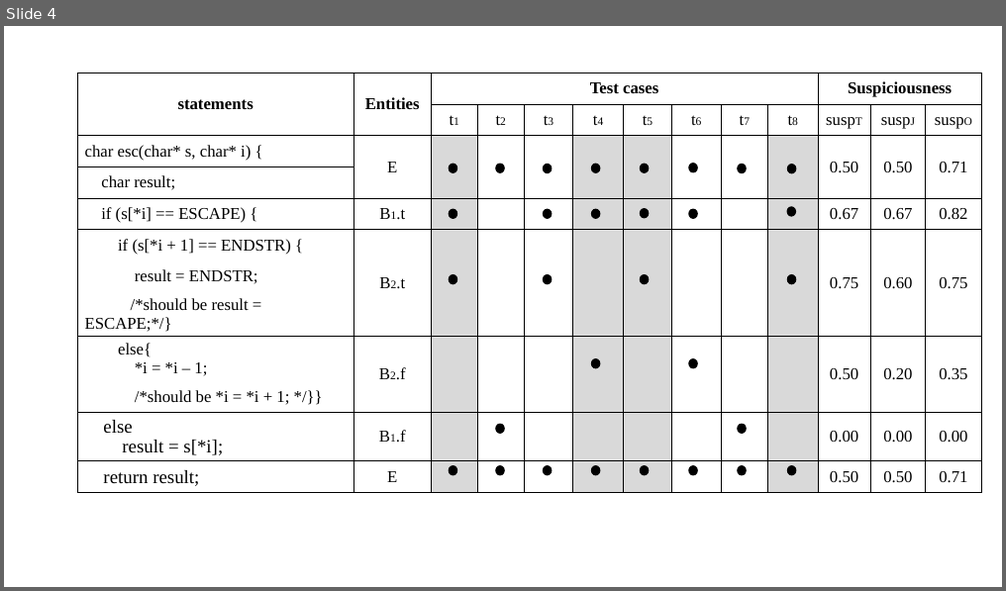
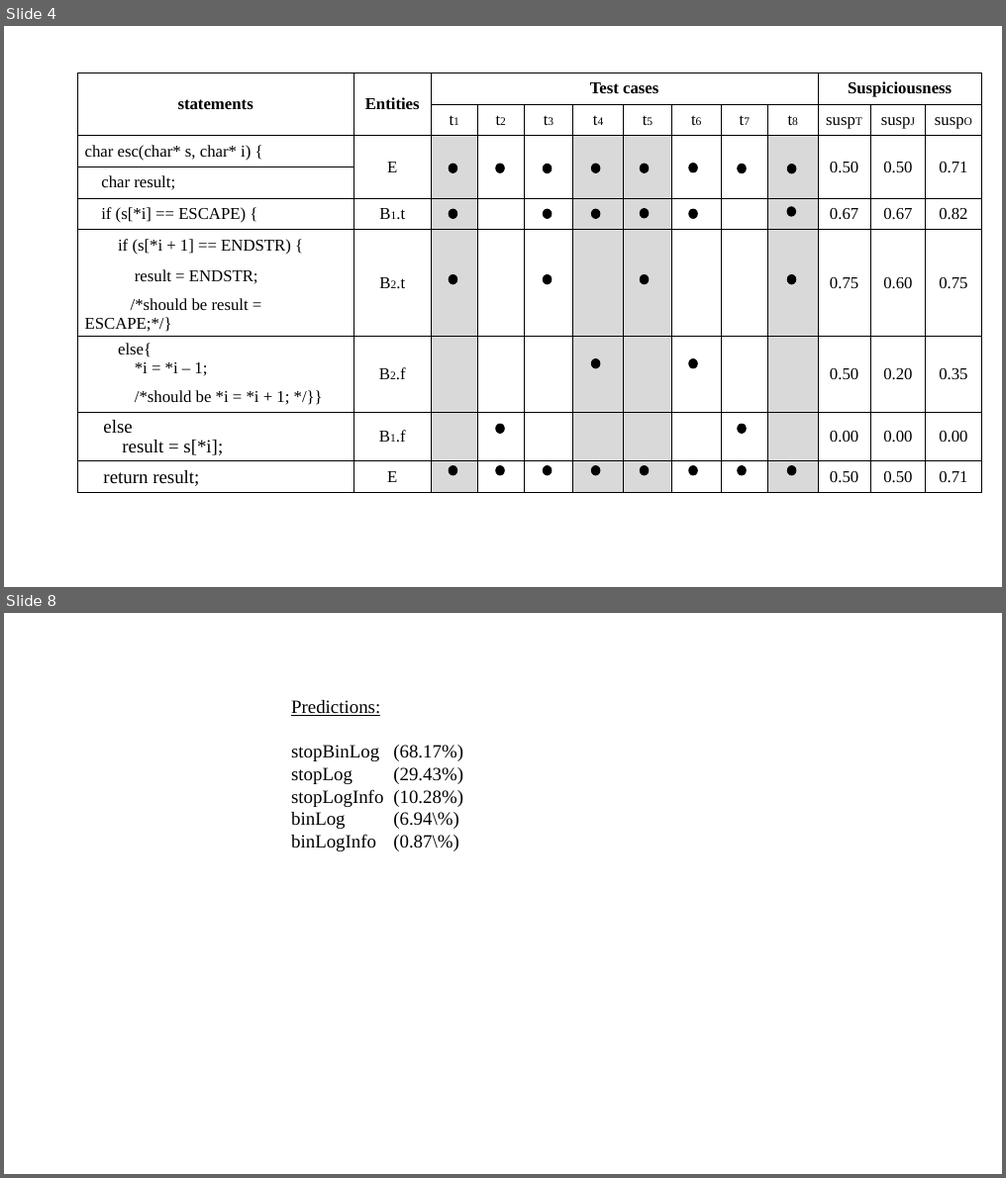
Before and after one commit to XuSihan/Thesis, a slide deck: image/maintenance.pptx. Shown one above the other, each under a label of ours: slide 4 before the commit, slides 4 and 8 after it; the slides between them are not shown. The pictures are 1006x591 and 1006x1178 pixels, drawn with LibreOffice and Linux fonts; fonts in the diff are those of the drawing. Boxes give left, top, right and bottom in pixels: in the first picture for what was removed or moved away, otherwise in the second. Text is boxed around its words. In the diff, an @@ line names an element or a change of style, - is before the commit and + after.

```diff
--- a/image/maintenance.pptx
+++ b/image/maintenance.pptx
@@ slide 8 added at [4,613,1002,1174], background #FFFFFF @@
@@ text added at [291,700,383,852], 18 pt, text #000000 @@
+Predictions:
+stopBinLog
+stopLog
+stopLogInfo
+binLog
+binLogInfo
@@ text added at [393,745,463,852], 18 pt, text #000000 @@
+(68.17%)
+(29.43%)
+(10.28%)
+(6.94\%)
+(0.87\%)
```
Also in this commit, not shown: 1 slide changed, 2 other slides added, 9 other files.
